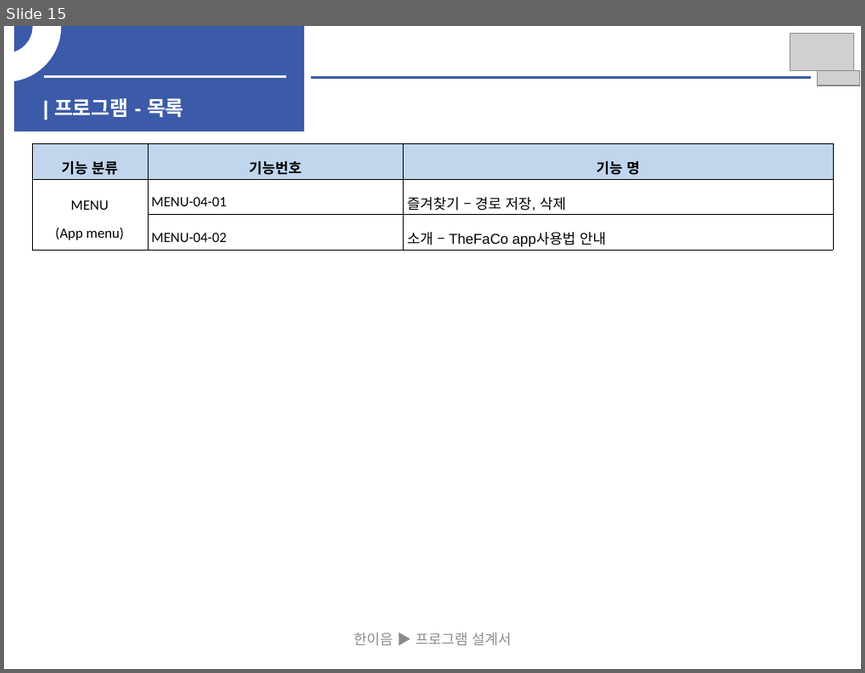
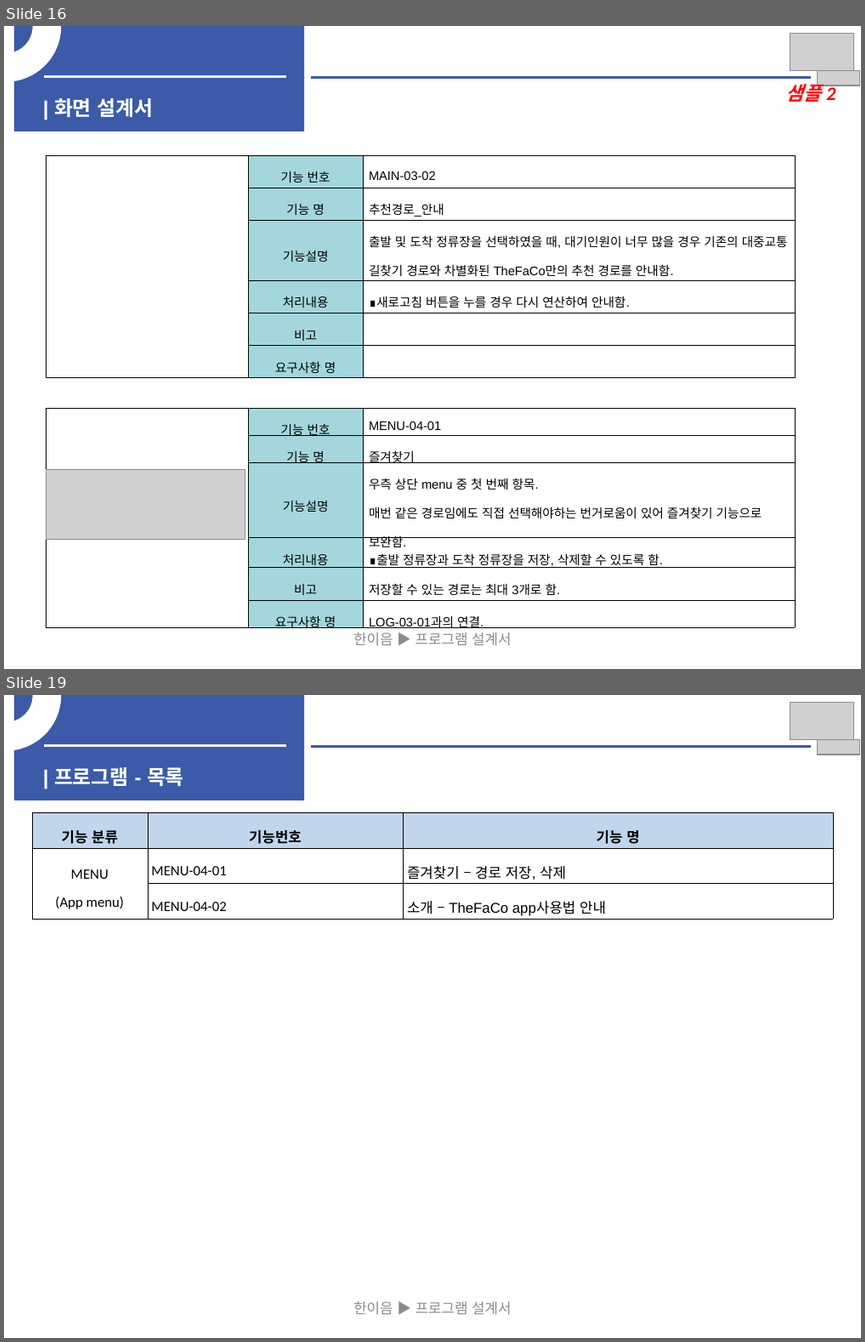
Before and after one commit to woojin1027/THE-FACO, a slide deck: 중간보고서/중간보고서.pptx. Shown one above the other, each under a label of ours: slide 15 before the commit, slides 16 and 19 after it; the slides between them are not shown. The pictures are 865x673 and 865x1342 pixels, drawn with LibreOffice and Linux fonts; fonts in the diff are those of the drawing; grey boxes stand for pictures. Boxes give left, top, right and bottom in pixels: in the first picture for what was removed or moved away, otherwise in the second. Text is boxed around its words. In the diff, an @@ line names an element or a change of style, - is before the commit and + after.

```diff
--- a/중간보고서/중간보고서.pptx
+++ b/중간보고서/중간보고서.pptx
@@ slide 16 added at [4, 26, 861, 669], background #FFFFFF @@
@@ arch (boxed as its full ring) added at [4, 26, 61, 82], fill #FFFFFF, outline #FFFFFF 1 pt @@
@@ rectangle added at [14, 26, 305, 131], fill #3B5AA8 @@
@@ picture added at [789, 34, 853, 71] @@
@@ line added from (43, 76) to (287, 76), #F2F2F2 2.25 pt @@
@@ picture added at [817, 70, 860, 86] @@
@@ text added at [54, 98, 154, 117], 17 pt, text #FFFFFF, bold @@
+| 화면 설계서
@@ line added from (311, 77) to (811, 77), #3B5AA8 2.25 pt @@
@@ text added at [786, 80, 835, 102], 16 pt, text #FF0000, bold, italic @@
+샘플 2
@@ table added at [46, 155, 794, 376], 6 rows, 3 columns @@
+ | 기능 번호 | MAIN-03-02
+ | 기능 명 | 추천경로_안내
+ | 기능설명 | 출발 및 도착 정류장을 선택하였을 때, 대기인원이 너무 많을 경우 기존의 대중교통 길찾기 경로와 차별화된 TheFaCo만의 추천 경로를 안내함.
+ | 처리내용 | ∎새로고침 버튼을 누를 경우 다시 연산하여 안내함.
+ | 비고 | 
+ | 요구사항 명 | 
@@ table added at [46, 408, 794, 634], 6 rows, 3 columns @@
+ | 기능 번호 | MENU-04-01
+ | 기능 명 | 즐겨찾기
+ | 기능설명 | 우측 상단 menu 중 첫 번째 항목. / 매번 같은 경로임에도 직접 선택해야하는 번거로움이 있어 즐겨찾기 기능으로 보완함.
+ | 처리내용 | ∎출발 정류장과 도착 정류장을 저장, 삭제할 수 있도록 함.
+ | 비고 | 저장할 수 있는 경로는 최대 3개로 함.
+ | 요구사항 명 | LOG-03-01과의 연결.
@@ picture added at [46, 469, 245, 539] @@
@@ text added at [353, 632, 511, 645], 12 pt, text #8C8C8C @@
+한이음 ▶ 프로그램 설계서
@@ what was slide 15 is now slide 19 @@
```
Also in this commit, not shown: 4 slides changed, 4 other slides added.
